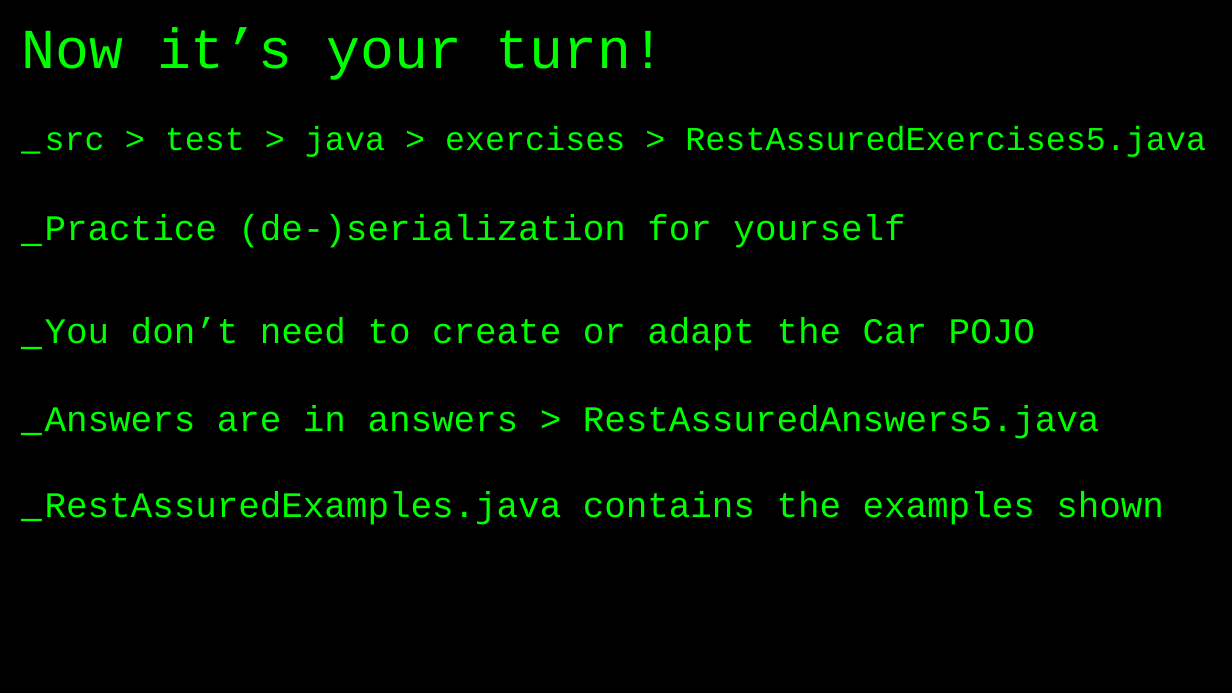
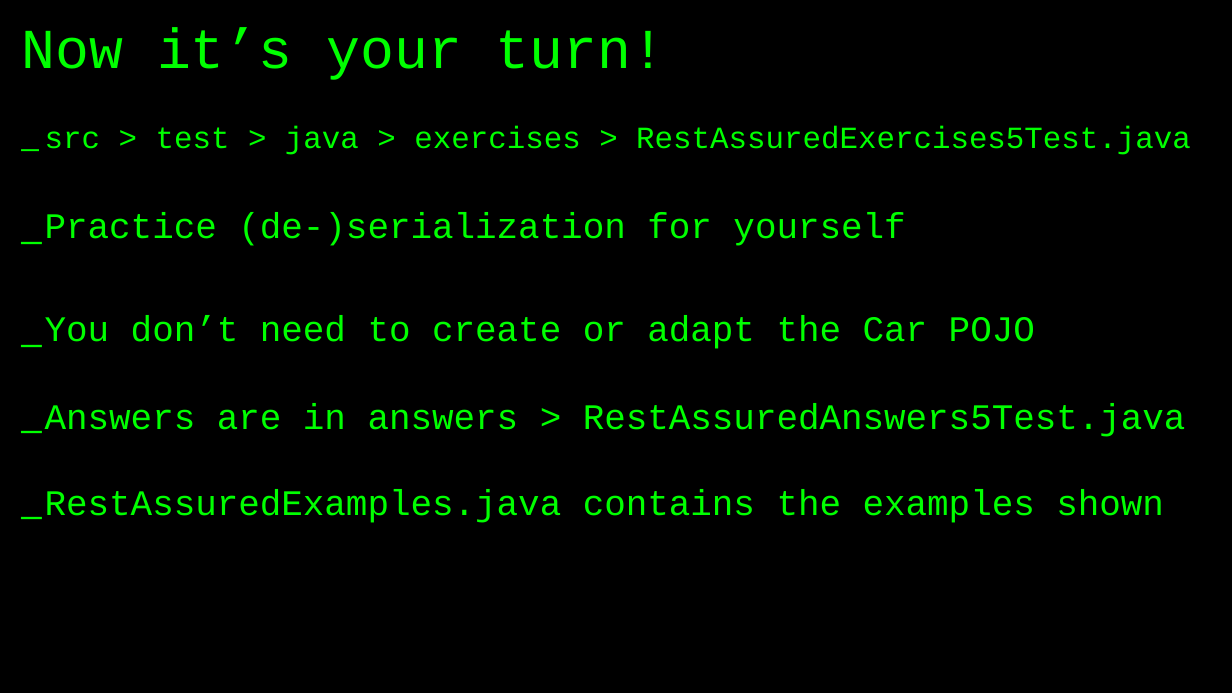
Before and after one commit to basdijkstra/rest-assured-workshop, a slide deck: slide 70 of RestAssuredWorkshop.pptx (slide 71 before the commit). Drawn at 1232x693 pixels with LibreOffice and Linux fonts; fonts in the diff are those of the drawing. Boxes give left, top, right and bottom in pixels: in the first picture for what was removed or moved away, otherwise in the second. Text is boxed around its words. In the diff, an @@ line names an element or a change of style, - is before the commit and + after.

```diff
--- a/RestAssuredWorkshop.pptx
+++ b/RestAssuredWorkshop.pptx
@@ text at [45, 126, 1191, 155]: text changed; size 26 to 24 pt @@
-_ src > test > java > exercises > RestAssuredExercises5.java
+_ src > test > java > exercises > RestAssuredExercises5Test.java
@@ text at [45, 404, 1186, 437]: text changed @@
-_ Answers are in answers > RestAssuredAnswers5.java
+_ Answers are in answers > RestAssuredAnswers5Test.java
```
Also in this commit, not shown: 5 other slides changed, 1 slide removed, 2 other files.
